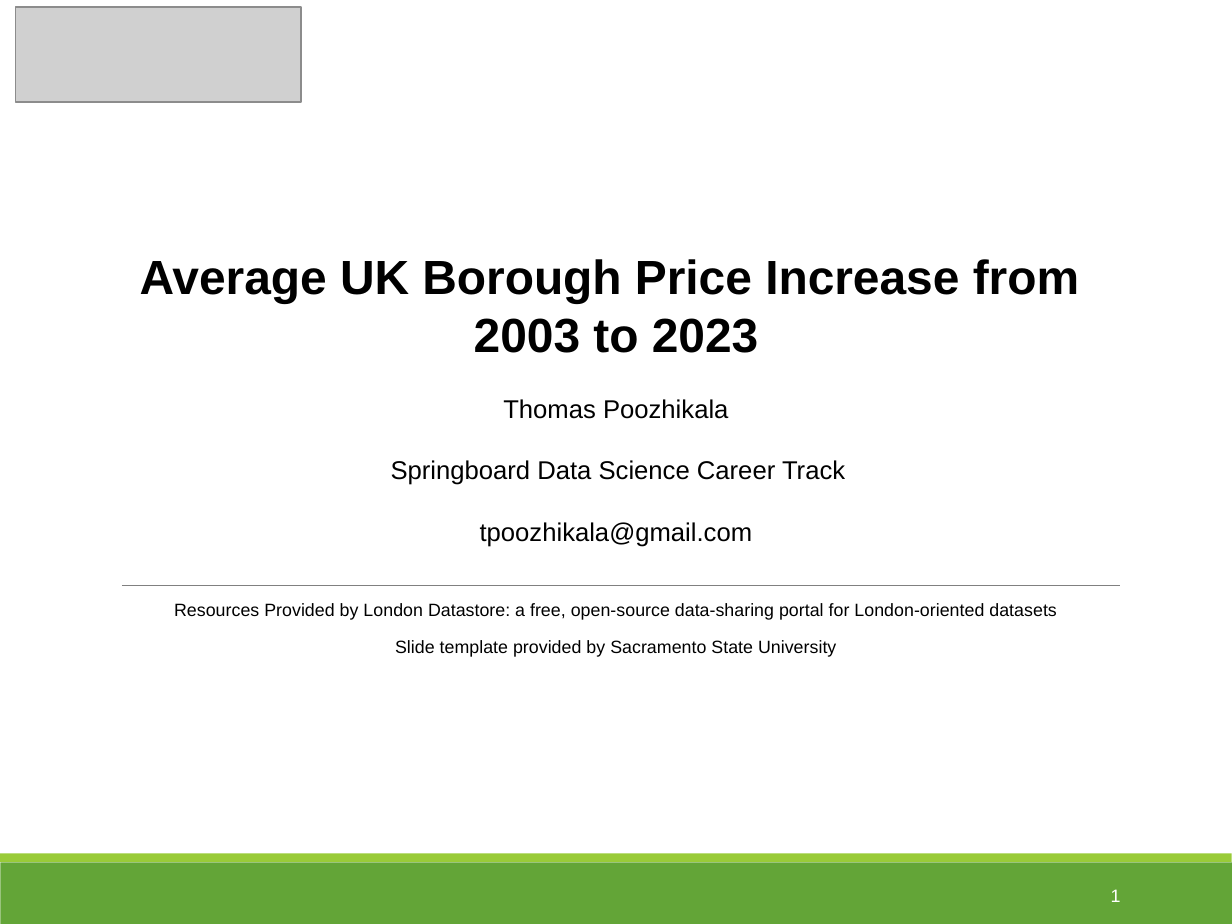
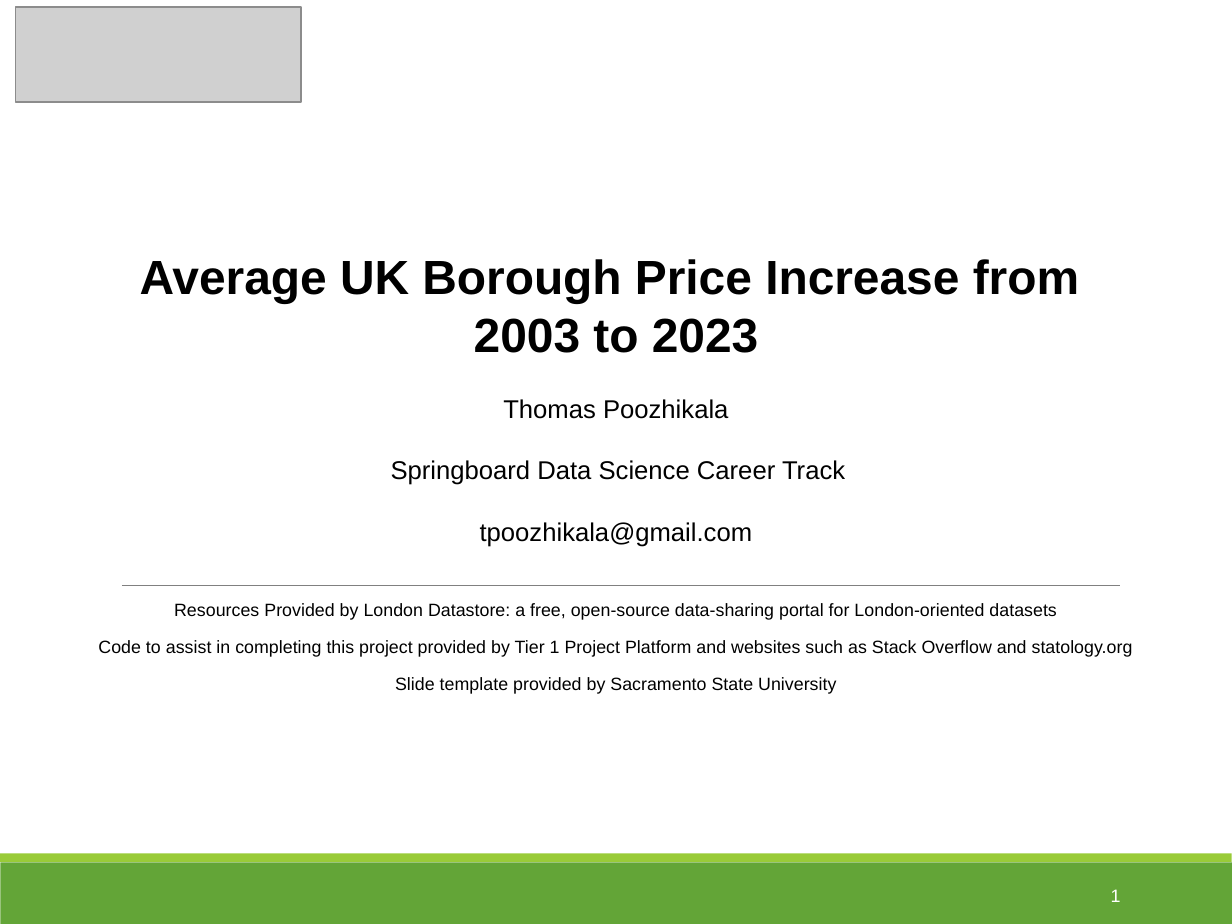
Before and after one commit to tpoozhikala/Springboard, a slide deck: slide 1 of UK_House_Prices_Challenge/UK_Housing_Prices_Presentation.pptx. Drawn at 1232x924 pixels with LibreOffice and Linux fonts; fonts in the diff are those of the drawing; grey boxes stand for pictures. Boxes give left, top, right and bottom in pixels: in the first picture for what was removed or moved away, otherwise in the second. Text is boxed around its words. In the diff, an @@ line names an element or a change of style, - is before the commit and + after.

Commit message:
Updated presentative to add from source information

```diff
--- a/UK_House_Prices_Challenge/UK_Housing_Prices_Presentation.pptx
+++ b/UK_House_Prices_Challenge/UK_Housing_Prices_Presentation.pptx
@@ text "Resources Provided by London Datastore: ...": place and size @@
-text "Resources Provided by London Datastore: ..." at [174, 603, 1056, 657]
+text "Resources Provided by London Datastore: ..." at [98, 603, 1133, 694]
@@ text at [98, 640, 1133, 657]: paragraph added @@
+Code to assist in completing this project provided by Tier 1 Project Platform and websites such as Stack Overflow and statology.org
```
